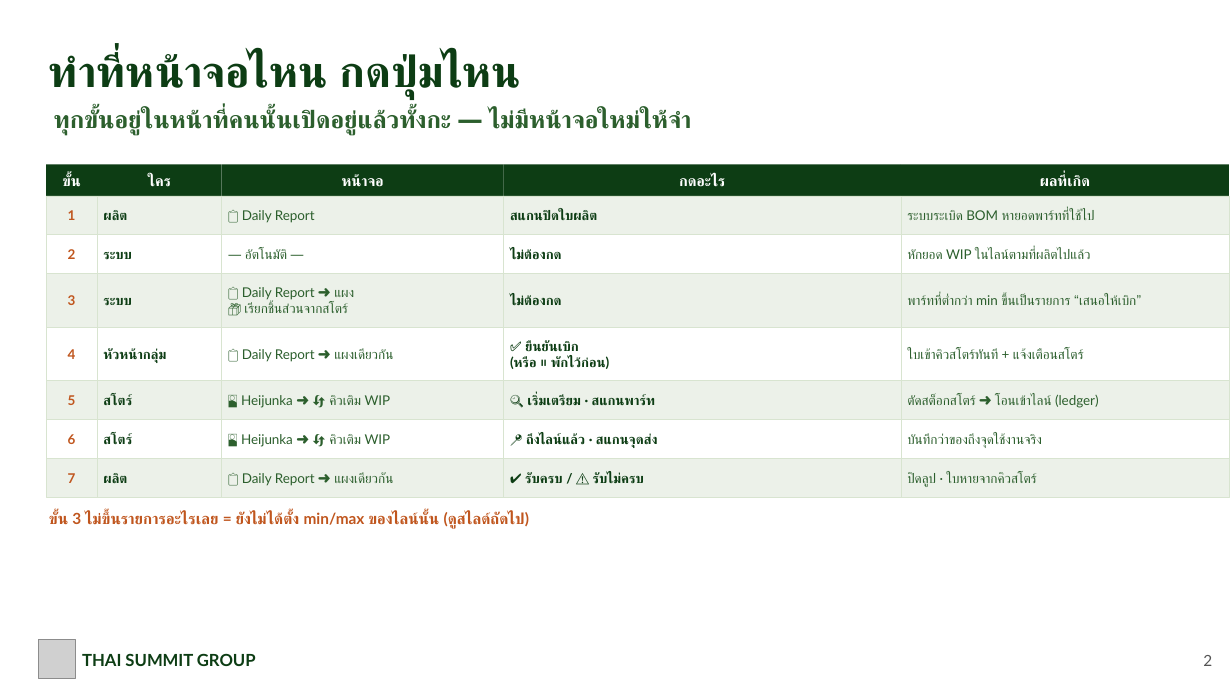
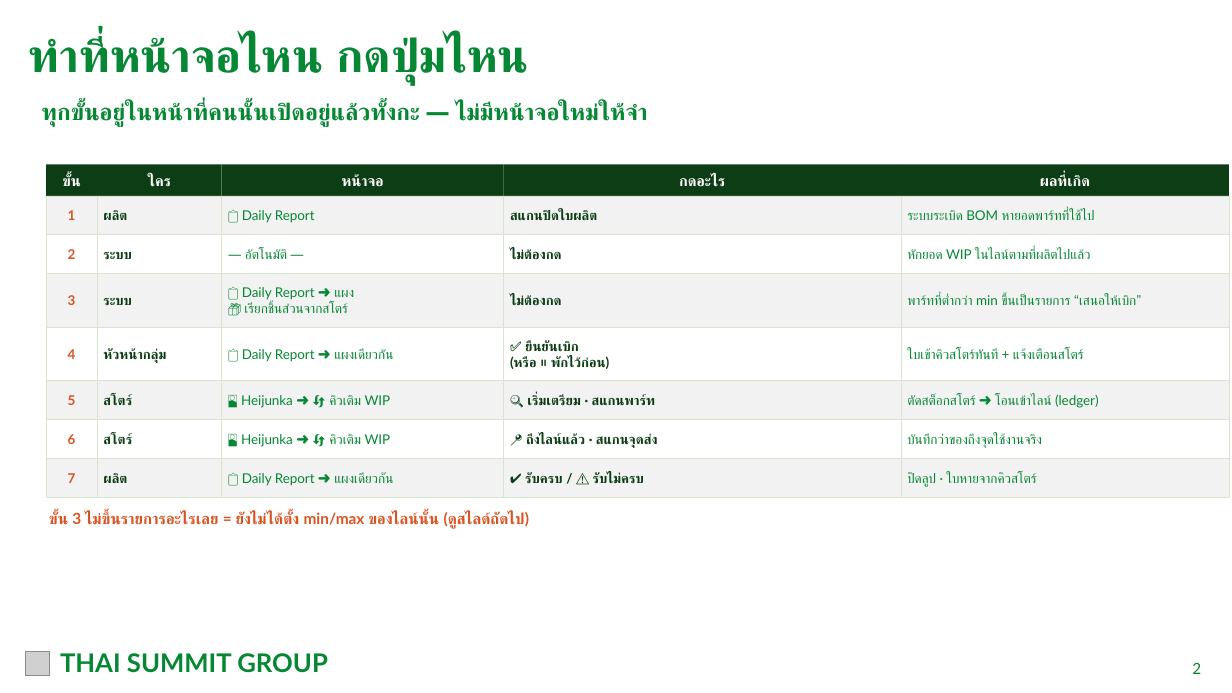
Before and after one commit to tsat4pd3-sketch/4Mmanagement, a slide deck: slide 3 of docs/meetings/TSAT_Production_Pull_Loop_Flow_2026-09-25.pptx. Drawn at 1232x693 pixels with LibreOffice and Linux fonts; fonts in the diff are those of the drawing; grey boxes stand for pictures. Boxes give left, top, right and bottom in pixels: in the first picture for what was removed or moved away, otherwise in the second. Text is boxed around its words. In the diff, an @@ line names an element or a change of style, - is before the commit and + after.

```diff
--- a/docs/meetings/TSAT_Production_Pull_Loop_Flow_2026-09-25.pptx
+++ b/docs/meetings/TSAT_Production_Pull_Loop_Flow_2026-09-25.pptx
@@ text "ทำที่หน้าจอไหน กดปุ่มไหน": place and size @@
-text "ทำที่หน้าจอไหน กดปุ่มไหน" at (49,53,521,99)
+text "ทำที่หน้าจอไหน กดปุ่มไหน" at (29,36,529,85)
@@ text "ทำที่หน้าจอไหน กดปุ่มไหน" at (29,36,529,85): size 34 to 36 pt, text colour #0D3D14 to #068734; vertical alignment middle to top @@
@@ text "ทุกขั้นอยู่ในหน้าที่คนนั้นเปิดอยู่แล้วทั้งกะ — ไม่มีหน้าจอให ...": place and size @@
-text "ทุกขั้นอยู่ในหน้าที่คนนั้นเปิดอยู่แล้วทั้งกะ — ไม่มีหน้าจอให ..." at (54,109,692,136)
+text "ทุกขั้นอยู่ในหน้าที่คนนั้นเปิดอยู่แล้วทั้งกะ — ไม่มีหน้าจอให ..." at (42,102,648,127)
@@ text "ทุกขั้นอยู่ในหน้าที่คนนั้นเปิดอยู่แล้วทั้งกะ — ไม่มีหน้าจอให ..." at (42,102,648,127): size 19 to 18 pt, text colour #2C5F2D to #068734 @@
@@ fill #ECF1E9 to #F2F2F2 in 12 elements at (46,196,97,235), (222,196,504,235), (901,196,1229,235), (46,274,97,327), (222,274,504,327), (901,274,1229,327), (46,381,97,420), (222,381,504,420), (901,381,1229,420), (46,458,97,497), (222,458,504,497), (901,458,1229,497) @@
@@ text colour #2C5F2D to #068734 in 14 elements at (242,210,315,223), (907,210,1095,220), (245,248,287,259), (907,248,1091,259), (242,287,354,313), (907,295,1136,305), (242,348,393,362), (907,348,1083,359), (241,395,391,408), (907,394,1099,408), (241,434,391,447), (907,433,1042,448), (242,472,393,486), (907,472,1036,487) @@
@@ text colour #C0561E to #D95323 in 8 elements at (68,210,76,220), (68,249,76,259), (68,295,76,305), (68,349,76,359), (68,395,76,405), (68,434,76,444), (68,473,76,483), (49,510,529,527) @@
@@ picture added at (25,652,49,676) @@
@@ picture removed at (39,640,76,678) @@
@@ text "THAI SUMMIT GROUP": place and size @@
-text "THAI SUMMIT GROUP" at (82,653,256,666)
+text "THAI SUMMIT GROUP" at (60,653,328,673)
@@ text "THAI SUMMIT GROUP" at (60,653,328,673): size 13 to 20 pt, text colour #0D3D14 to #068734 @@
@@ text "2": place and size @@
-text "2" at (1203,655,1212,666)
+text "2" at (1192,663,1201,674)
@@ text "2" at (1192,663,1201,674): text colour #555555 to #068734; vertical alignment middle to top @@
```
Also in this commit, not shown: 6 other slides changed, 21 other files.
